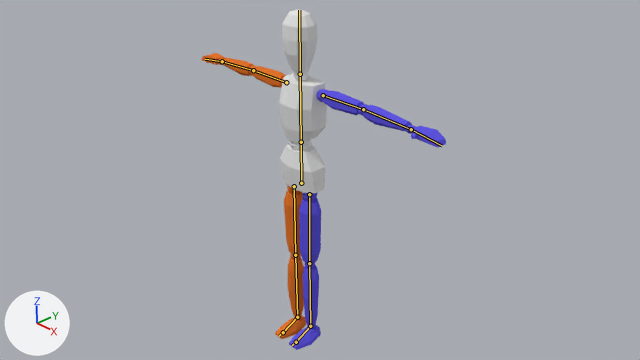
A saved change to the Blender file HeroSupport/Assets/_Imports/Mannequin.blend.
The view is the same before and after, from the file's camera 'Camera'. The lights are fixed; the arrows at lower left show +X, +Y and +Z. The bones that bend it are drawn over the model as lines.

Names of what the first picture shows: 'Mannequin'.
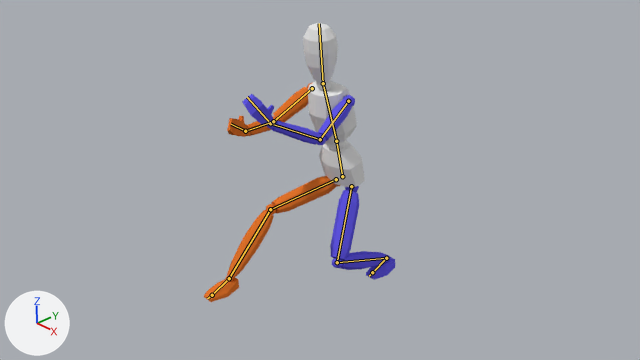
The newer file adds an action. The first version stands in its rest pose; the second is drawn at frame 13 of the action 'HookDash_Begin'.

Changed parts and their boxes (x1, y1, x2, y2) in the pictures (640 x 360 px):
'Mannequin', posed (22% narrower, 18% shorter): before (202, 9, 446, 350); after (204, 23, 395, 302)
bone 'Hip', root to tip: before (301, 183) to (301, 142); after (342, 176) to (336, 141)
bone 'Spine', root to tip: before (301, 142) to (300, 74); after (336, 141) to (323, 83)
bone 'Head', root to tip: before (300, 74) to (299, 10); after (323, 83) to (319, 23)
bone 'UpperArm.L', root to tip: before (323, 95) to (363, 109); after (348, 101) to (320, 139)
bone 'LowerArm.L', root to tip: before (363, 109) to (411, 129); after (320, 139) to (270, 123)
bone 'Hand.L', root to tip: before (411, 129) to (441, 145); after (270, 123) to (247, 97)
bone 'UpperArm.R', root to tip: before (286, 82) to (253, 70); after (312, 88) to (273, 121)
bone 'LowerArm.R', root to tip: before (253, 70) to (222, 61); after (273, 121) to (245, 131)
bone 'Hand.R', root to tip: before (222, 61) to (205, 59); after (245, 131) to (231, 124)

The change, as a diff of the scene's bpy script:
```diff
--- a/HeroSupport/Assets/_Imports/Mannequin.blend.py
+++ b/HeroSupport/Assets/_Imports/Mannequin.blend.py
@@ bone_hip @@
 bone_hip = bpy.data.objects['Armature'].pose.bones['Hip']  # child of 'Root'
-bone_hip.location = (0.0, 0.0, 0.0)
-bone_hip.rotation_quaternion = (1.0, 0.0, 0.0, 0.0)  # degrees (0, 0, 0)
+bone_hip.location = (0.0, -0.066, -0.311)
+bone_hip.rotation_quaternion = (0.994, 0.107, 0.0, 0.0)  # degrees (12, 0, 0)
@@ bone_spine @@
 bone_spine = bpy.data.objects['Armature'].pose.bones['Spine']  # child of 'Hip'
-bone_spine.rotation_quaternion = (1.0, 0.0, 0.0, 0.0)  # degrees (0, 0, 0)
+bone_spine.rotation_quaternion = (0.999, 0.035, 0.0, 0.0)  # degrees (4, 0, 0)
@@ bone_head @@
 bone_head = bpy.data.objects['Armature'].pose.bones['Head']  # child of 'Spine'
-bone_head.rotation_quaternion = (1.0, 0.0, 0.0, 0.0)  # degrees (0, 0, 0)
+bone_head.rotation_quaternion = (0.995, -0.096, 0.0, 0.0)  # degrees (-11, 0, 0)
@@ bone_upperarm_l @@
 bone_upperarm_l = bpy.data.objects['Armature'].pose.bones['UpperArm.L']  # child of 'Spine'
-bone_upperarm_l.rotation_quaternion = (1.0, 0.0, 0.0, 0.0)  # degrees (0, 0, 0)
+bone_upperarm_l.rotation_quaternion = (0.607, 0.426, -0.453, -0.496)  # degrees (77, -7, -84)
@@ bone_lowerarm_l @@
 bone_lowerarm_l = bpy.data.objects['Armature'].pose.bones['LowerArm.L']  # child of 'UpperArm.L'
-bone_lowerarm_l.rotation_quaternion = (1.0, 0.0, 0.0, 0.0)  # degrees (0, 0, 0)
+bone_lowerarm_l.rotation_quaternion = (0.86, 0.456, -0.097, -0.209)  # degrees (56, 1, -27)
@@ bone_hand_l @@
 bone_hand_l = bpy.data.objects['Armature'].pose.bones['Hand.L']  # child of 'LowerArm.L'
-bone_hand_l.rotation_quaternion = (1.0, 0.0, 0.0, 0.0)  # degrees (0, 0, 0)
+bone_hand_l.rotation_quaternion = (0.972, 0.218, 0.024, -0.088)  # degrees (25, 5, -9)
@@ bone_upperarm_r @@
 bone_upperarm_r = bpy.data.objects['Armature'].pose.bones['UpperArm.R']  # child of 'Spine'
-bone_upperarm_r.rotation_quaternion = (1.0, 0.0, 0.0, 0.0)  # degrees (0, 0, 0)
+bone_upperarm_r.rotation_quaternion = (0.697, 0.437, 0.313, 0.397)  # degrees (68, 5, 63)
@@ bone_lowerarm_r @@
 bone_lowerarm_r = bpy.data.objects['Armature'].pose.bones['LowerArm.R']  # child of 'UpperArm.R'
-bone_lowerarm_r.rotation_quaternion = (1.0, 0.0, 0.0, 0.0)  # degrees (0, 0, 0)
+bone_lowerarm_r.rotation_quaternion = (0.783, 0.374, 0.281, 0.235)  # degrees (58, 17, 43)
@@ bone_hand_r @@
 bone_hand_r = bpy.data.objects['Armature'].pose.bones['Hand.R']  # child of 'LowerArm.R'
-bone_hand_r.rotation_quaternion = (1.0, 0.0, 0.0, 0.0)  # degrees (0, 0, 0)
+bone_hand_r.rotation_quaternion = (0.973, 0.187, -0.125, 0.017)  # degrees (22, -14, -1)
@@ bone_legik_l @@
 bone_legik_l = bpy.data.objects['Armature'].pose.bones['LegIK.L']  # child of 'Root'
-bone_legik_l.location = (0.0, 0.0, 0.0)
+bone_legik_l.location = (0.136, 0.494, 0.321)
@@ bone_poletarget_l @@
 bone_poletarget_l = bpy.data.objects['Armature'].pose.bones['PoleTarget.L']  # child of 'Root'
-bone_poletarget_l.location = (0.0, 0.0, 0.0)
+bone_poletarget_l.location = (0.086, 0.0, -0.359)
@@ bone_legik_r @@
 bone_legik_r = bpy.data.objects['Armature'].pose.bones['LegIK.R']  # child of 'Root'
-bone_legik_r.location = (0.0, 0.0, 0.0)
+bone_legik_r.location = (-0.11, -0.397, 0.41)
@@ bone_poletarget_r @@
 bone_poletarget_r = bpy.data.objects['Armature'].pose.bones['PoleTarget.R']  # child of 'Root'
-bone_poletarget_r.location = (0.0, 0.0, 0.0)
+bone_poletarget_r.location = (-0.098, 0.0, -0.359)
```
